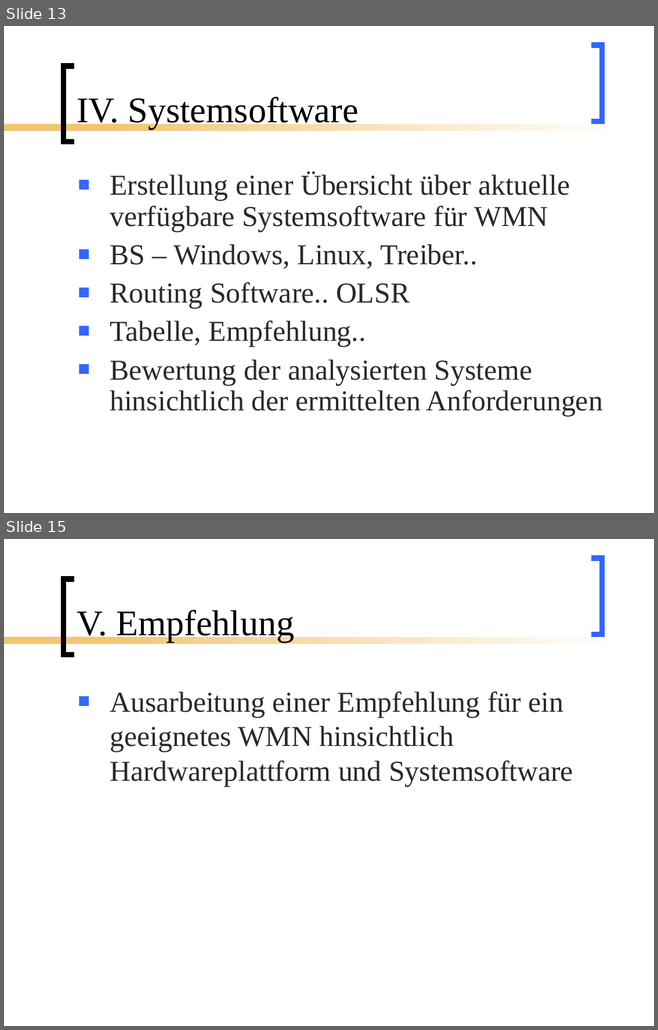
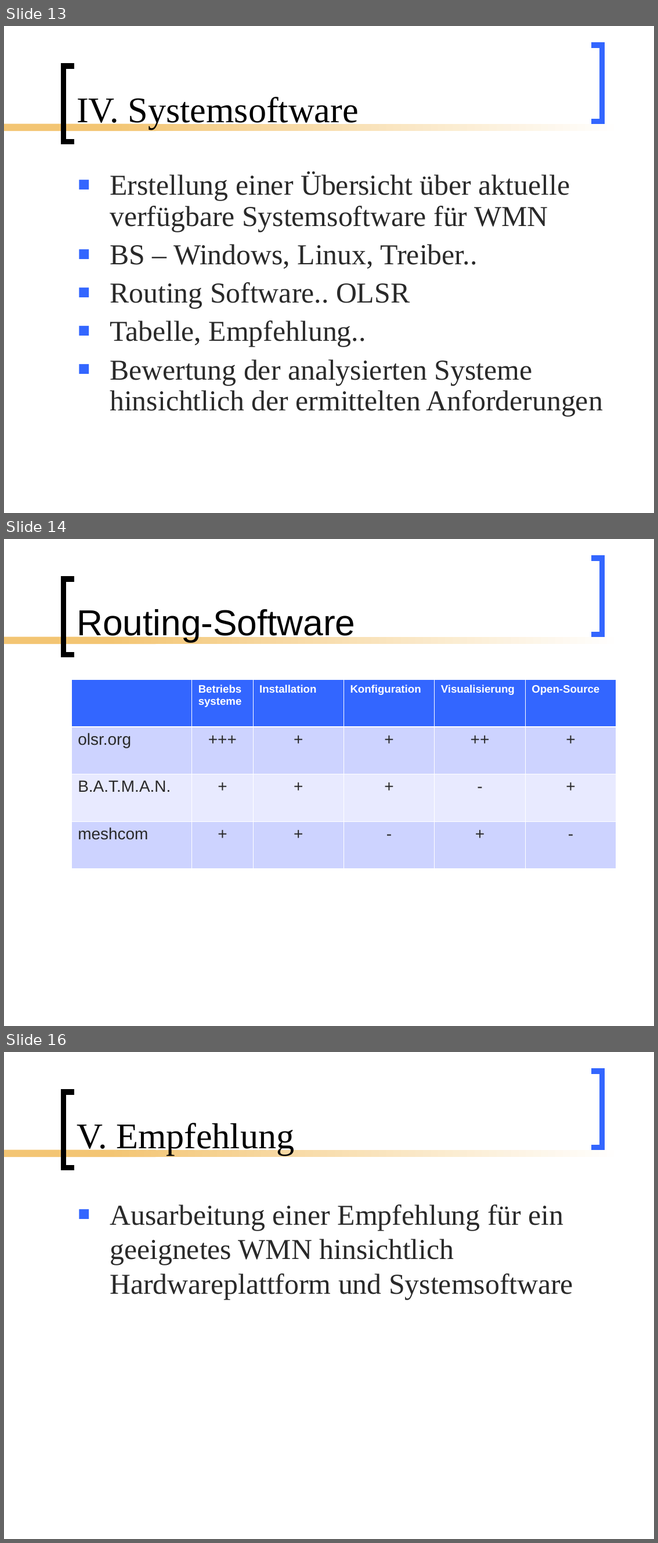
Before and after one commit to BackupTheBerlios/mesh2nexus-svn, a slide deck: documents/folien/MeshNew2.ppt. Shown one above the other, each under a label of ours: slides 13 and 15 before the commit, slides 13, 14 and 16 after it; the slides between them are not shown. The pictures are 658x1030 and 658x1543 pixels, drawn with LibreOffice and Linux fonts; fonts in the diff are those of the drawing. Boxes give left, top, right and bottom in pixels: in the first picture for what was removed or moved away, otherwise in the second. Text is boxed around its words. In the diff, an @@ line names an element or a change of style, - is before the commit and + after.

```diff
--- a/documents/folien/MeshNew2.ppt
+++ b/documents/folien/MeshNew2.ppt
@@ slide 14 added at bbox=[4, 539, 654, 1026], background #FFFFFF; not listed: 4 template elements that a slide beside it also shows @@
@@ title added at bbox=[76, 609, 355, 642], 40 pt, text #000000 @@
+Routing-Software
@@ table added at bbox=[71, 680, 616, 869], 4 rows, 6 columns @@
+ | Betriebssysteme | Installation | Konfiguration | Visualisierung | Open-Source
+olsr.org | +++ | + | + | ++ | +
+B.A.T.M.A.N. | + | + | + | - | +
+meshcom | + | + | - | + | -
@@ what was slide 15 is now slide 16 @@
```
Also in this commit, not shown: 4 slides changed.
